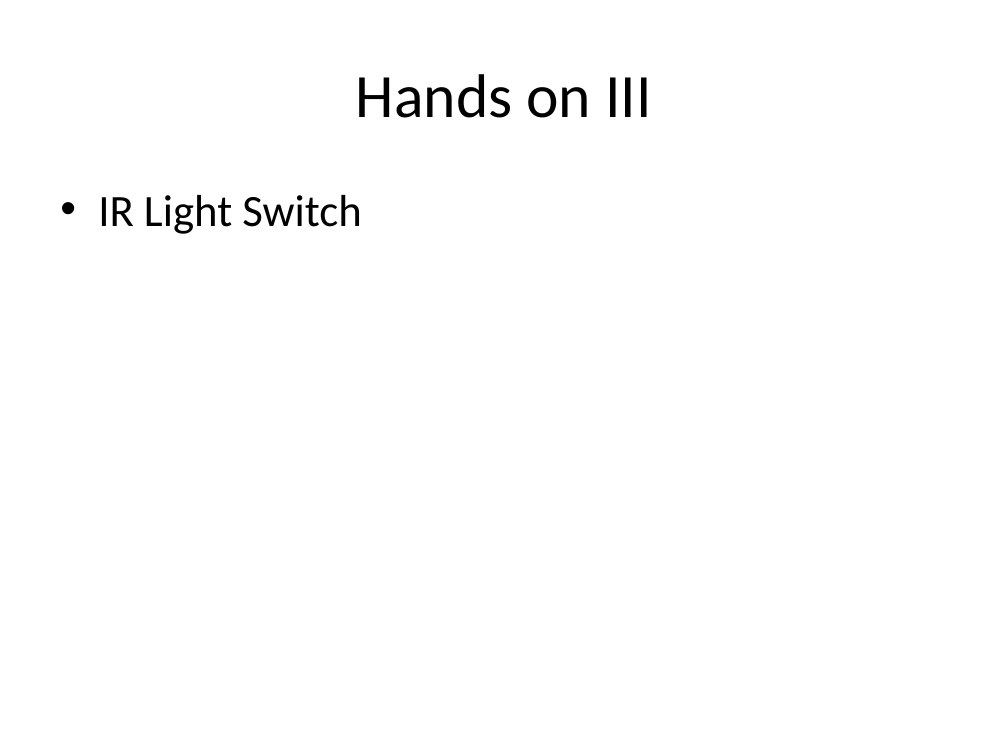
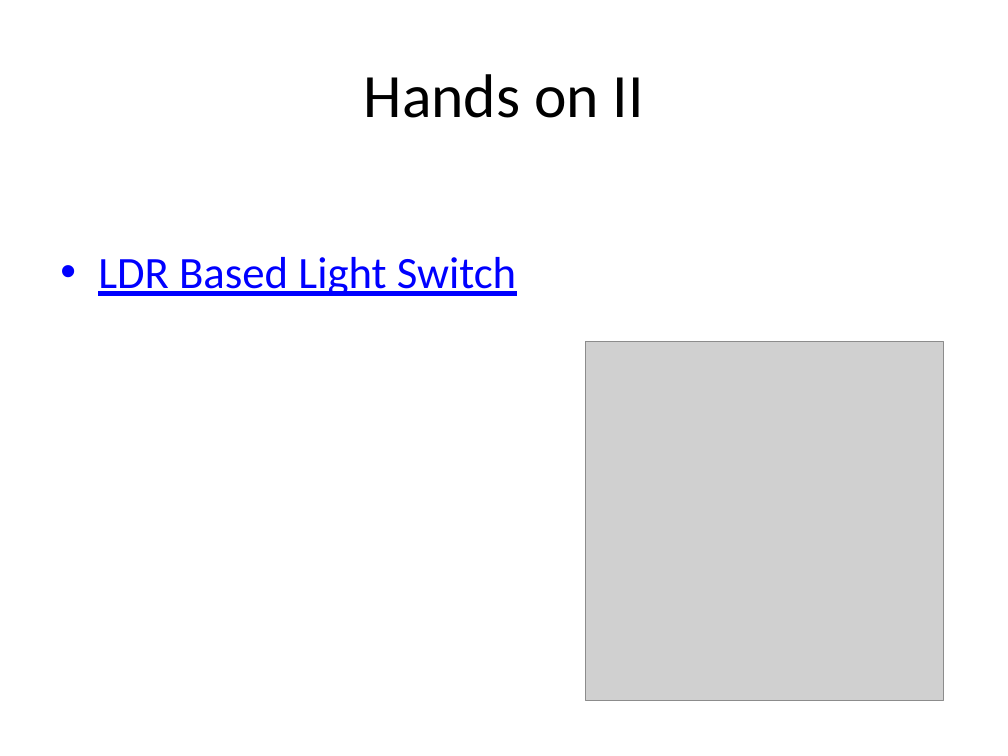
Before and after one commit to doothings/Arduino-101, a slide deck: slide 13 of Presentation.pptx (slide 14 before the commit). Drawn at 1008x756 pixels with LibreOffice and Linux fonts; fonts in the diff are those of the drawing; grey boxes stand for pictures. Boxes give left, top, right and bottom in pixels: in the first picture for what was removed or moved away, otherwise in the second. Text is boxed around its words. In the diff, an @@ line names an element or a change of style, - is before the commit and + after.

Commit message:
Ppt updated

```diff
--- a/Presentation.pptx
+++ b/Presentation.pptx
@@ title at (364, 74, 644, 118): text changed @@
-Hands on III
+Hands on II
@@ text at (98, 257, 516, 296): text changed; text colour #000000 to #0000FF @@
-• IR Light Switch
+• LDR Based Light Switch
@@ picture added at (586, 342, 944, 701) @@
```
Also in this commit, not shown: 5 other slides changed, 2 slides added, 1 slide removed, 1 other file.
